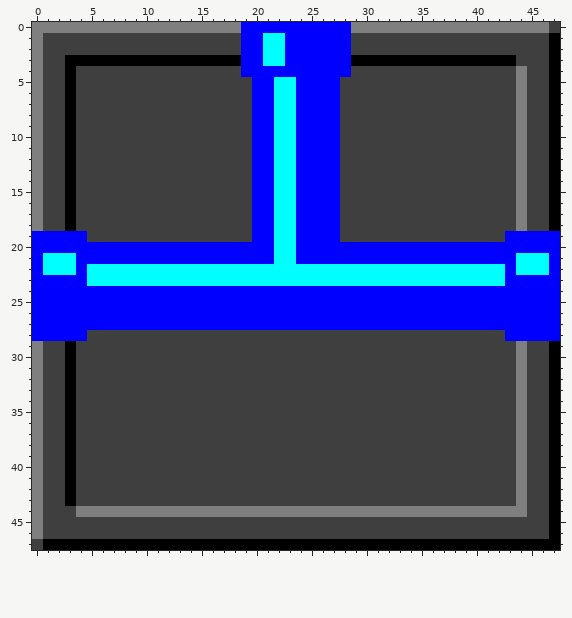
Two versions of one pixel-art sprite, zero/icons/48-on-H-v.png. That is the earlier state.
The file is 48x48 pixels.
Once edited:
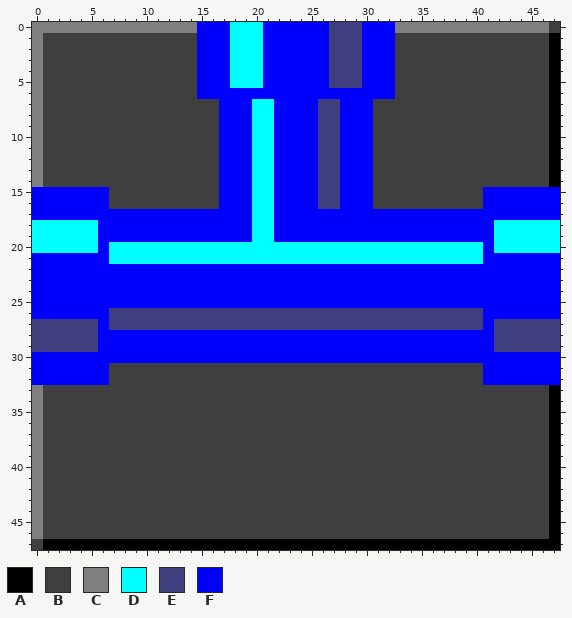
Palette (. is transparent): A #000000  B #3f3f3f  C #7f7f7f  D #00ffff  E #3f3f7f  F #0000ff
Diff:
Changed rows in their new state; - is an unchanged pixel.
first column x 0:
 0 ---------------FFFDDD------EEEFFF---------------
 1 ---------------FFFDDDFF----EEEFFF---------------
 2 ---------------FFFDDDFF----EEEFFF---------------
 3 ---BBBBBBBBBBBBFFFDDDFF----EEEFFFBBBBBBBBBBB----
 4 ---B-----------FFFDDD------EEEFFF-----------B---
 5 ---B-----------FFFDDD-FF---EEEFFF-----------B---
 6 ---B-----------FFFFF--FF----FFFFF-----------B---
 7 ---B-------------FFFDDFF--EEFFF-------------B---
 8 ---B-------------FFFDDFF--EEFFF-------------B---
 9 ---B-------------FFFDDFF--EEFFF-------------B---
10 ---B-------------FFFDDFF--EEFFF-------------B---
11 ---B-------------FFFDDFF--EEFFF-------------B---
12 ---B-------------FFFDDFF--EEFFF-------------B---
13 ---B-------------FFFDDFF--EEFFF-------------B---
14 ---B-------------FFFDDFF--EEFFF-------------B---
15 FFFFFFF----------FFFDDFF--EEFFF----------FFFFFFF
16 FFFFFFF----------FFFDDFF--EEFFF----------FFFFFFF
17 FFFFFFFFFFFFFFFFFFFFDDFF----FFFFFFFFFFFFFFFFFFFF
18 DDDDDDFFFFFFFFFFFFFFDDFF----FFFFFFFFFFFFFFDDDDDD
19 DDDDDDFFFFFFFFFFFFFFDDFF----FFFFFFFFFFFFFFDDDDDD
20 DDDDDD-DDDDDDDDDDDDDDD--DDDDDDDDDDDDDDDDD-DDDDDD
21 -FFF---DDDDDDDDDDDDDDD--DDDDDDDDDDDDDDDDD---FFF-
22 -FFF-FFFFFFFFFFFFFFFFFFFFFFFFFFFFFFFFFFFFFF-FFF-
23 -----FFFFFFFFFFFFFFFFFFFFFFFFFFFFFFFFFFFFFF-----
26 -------EEEEEEEEEEEEEEEEEEEEEEEEEEEEEEEEEE-------
27 EEEEEE-EEEEEEEEEEEEEEEEEEEEEEEEEEEEEEEEEE-EEEEEE
28 EEEEEEFFFFFFFFFFFFFFFFFFFFFFFFFFFFFFFFFFFFEEEEEE
29 EEEEEEFFFFFFFFFFFFFFFFFFFFFFFFFFFFFFFFFFFFEEEEEE
30 FFFFFFFFFFFFFFFFFFFFFFFFFFFFFFFFFFFFFFFFFFFFFFFF
31 FFFFFFF----------------------------------FFFFFFF
32 FFFFFFF----------------------------------FFFFFFF
33 ---B----------------------------------------B---
34 ---B----------------------------------------B---
35 ---B----------------------------------------B---
36 ---B----------------------------------------B---
37 ---B----------------------------------------B---
38 ---B----------------------------------------B---
39 ---B----------------------------------------B---
40 ---B----------------------------------------B---
41 ---B----------------------------------------B---
42 ---B----------------------------------------B---
43 ---B----------------------------------------B---
44 ----BBBBBBBBBBBBBBBBBBBBBBBBBBBBBBBBBBBBBBBBB---
Changed places in both pictures, as pixel boxes (x1, y1, x2, y2):
changed: (32, 22, 560, 517)
